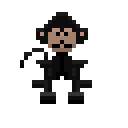
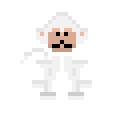
Comparing the layer stacks of the two 128px x 128px images. Changes:
added layer "Copia de body" above "body" over [20, 12, 92, 104]
hid "body" over [20, 12, 92, 104]
